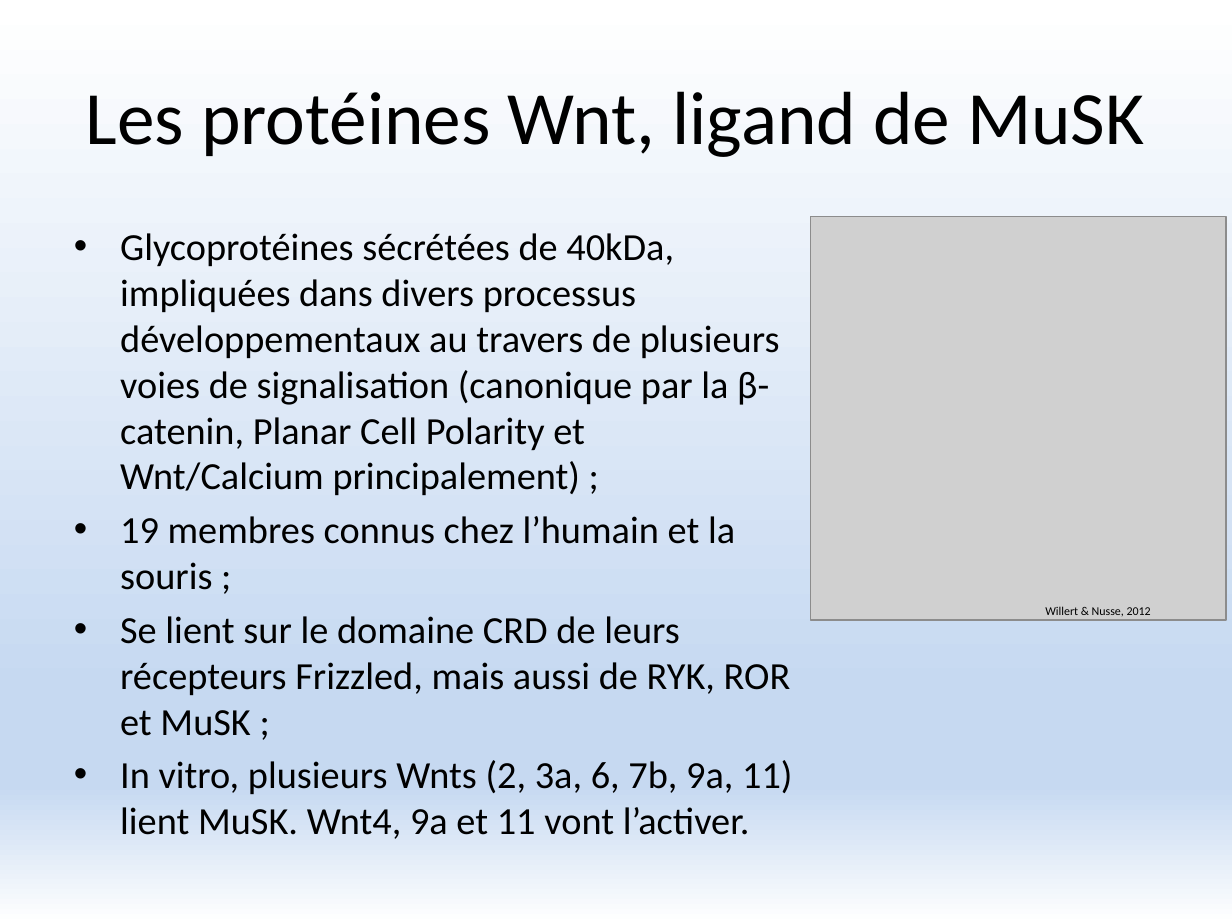
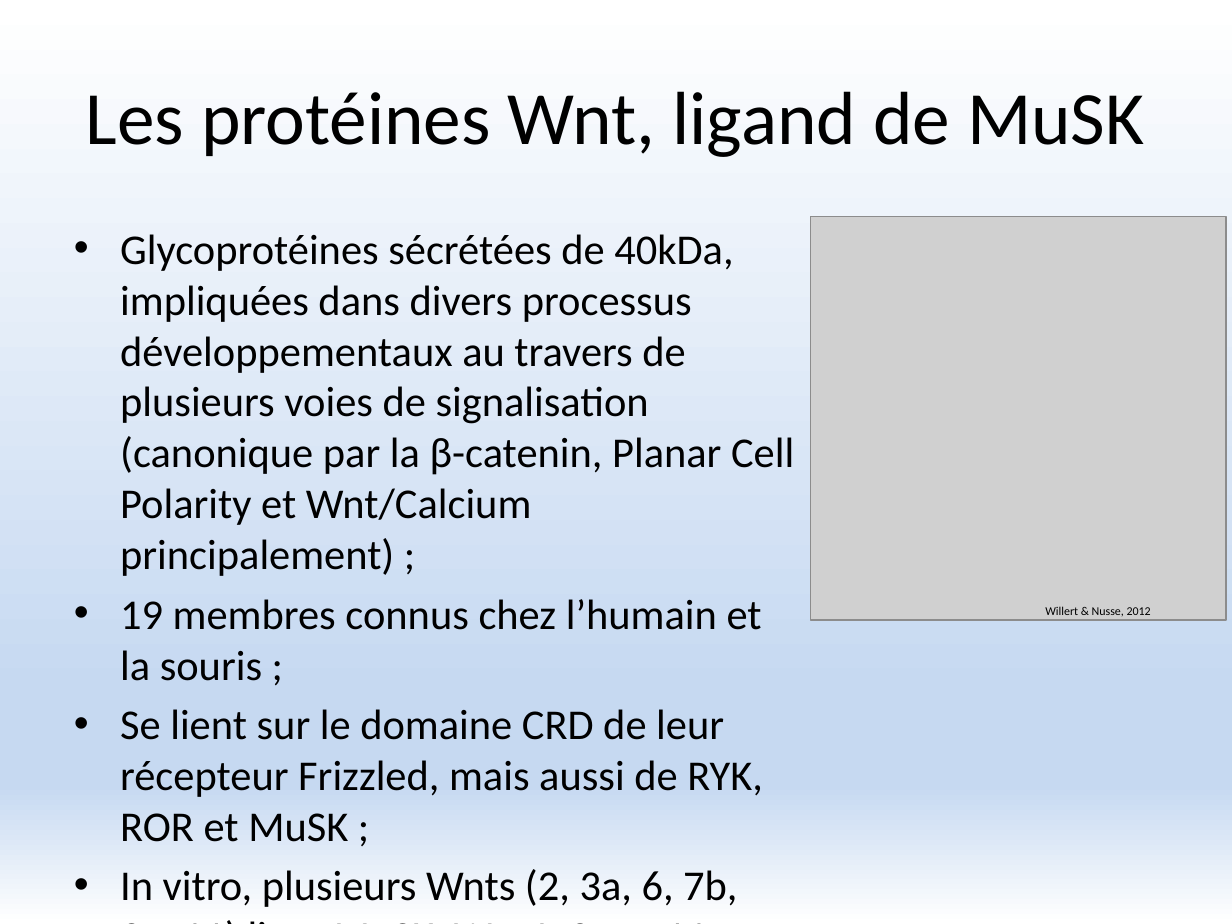
Before and after one commit to FlorentKl/rapport-m2, a slide deck: slide 3 of Présentation Oral.pptx. Drawn at 1232x924 pixels with LibreOffice and Linux fonts; fonts in the diff are those of the drawing; grey boxes stand for pictures. Boxes give left, top, right and bottom in pixels: in the first picture for what was removed or moved away, otherwise in the second. Text is boxed around its words. In the diff, an @@ line names an element or a change of style, - is before the commit and + after.

```diff
--- a/Présentation Oral.pptx
+++ b/Présentation Oral.pptx
@@ text at box(120, 234, 794, 907): size 22.4 to 24.8 pt in "Glycoprotéines sécrétées de 40kDa, impliquées dans divers ...", "19 membres connus chez l’humain et la ...", "In vitro, plusieurs Wnts (2, 3a, 6, ..." @@
@@ text at box(120, 709, 763, 842): text changed; size 22.4 to 24.8 pt @@
-• Se lient sur le domaine CRD de leurs récepteurs Frizzled, mais aussi de RYK, ROR et MuSK ;
+• Se lient sur le domaine CRD de leur récepteur Frizzled, mais aussi de RYK, ROR et MuSK ;
```
Also in this commit, not shown: 4 other slides changed.
